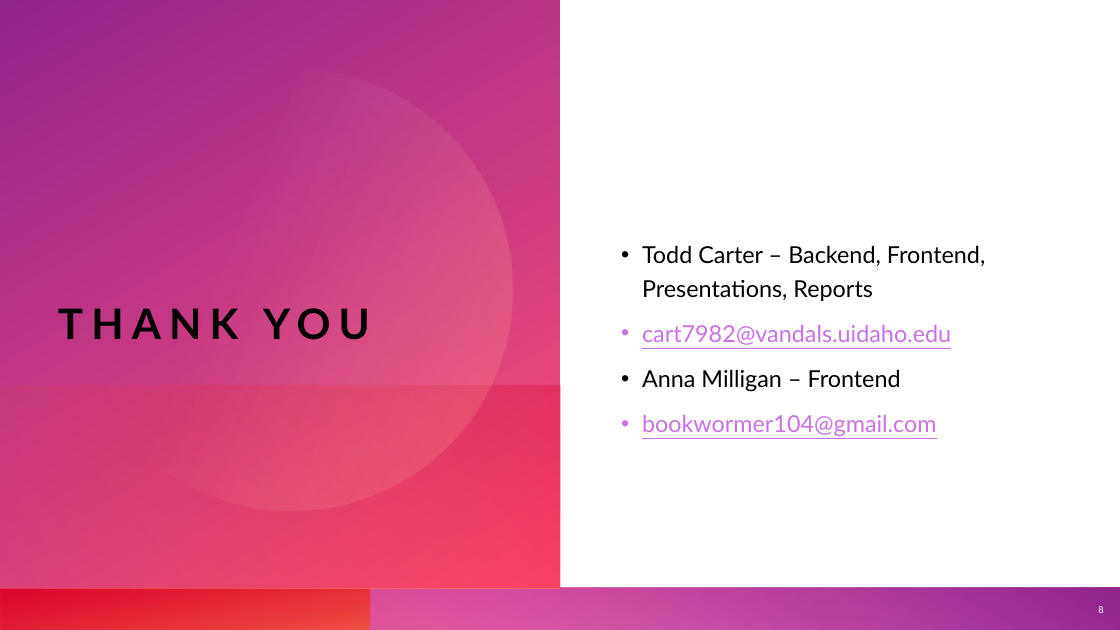
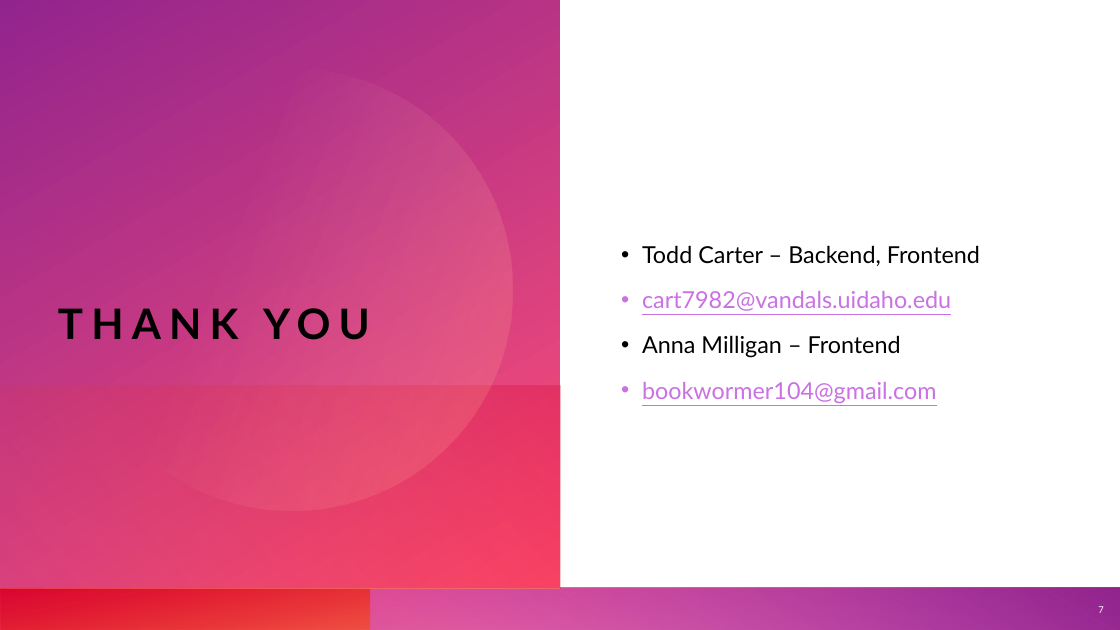
Before and after one commit to cart7982/CaravanSeraiCS360, a slide deck: slide 7 of CaravanSeraiCS360/Presentations/Caravanserai.pptx (slide 8 before the commit). Drawn at 1120x630 pixels with LibreOffice and Linux fonts; fonts in the diff are those of the drawing. Boxes give left, top, right and bottom in pixels: in the first picture for what was removed or moved away, otherwise in the second. Text is boxed around its words. In the diff, an @@ line names an element or a change of style, - is before the commit and + after.

```diff
--- a/CaravanSeraiCS360/Presentations/Caravanserai.pptx
+++ b/CaravanSeraiCS360/Presentations/Caravanserai.pptx
@@ text at [642, 245, 980, 266]: text changed @@
-• Todd Carter – Backend, Frontend, Presentations, Reports
+• Todd Carter – Backend, Frontend
@@ page number at [1098, 606, 1103, 613]: text changed @@
-8
+7
```
Also in this commit, not shown: 1 slide removed.
